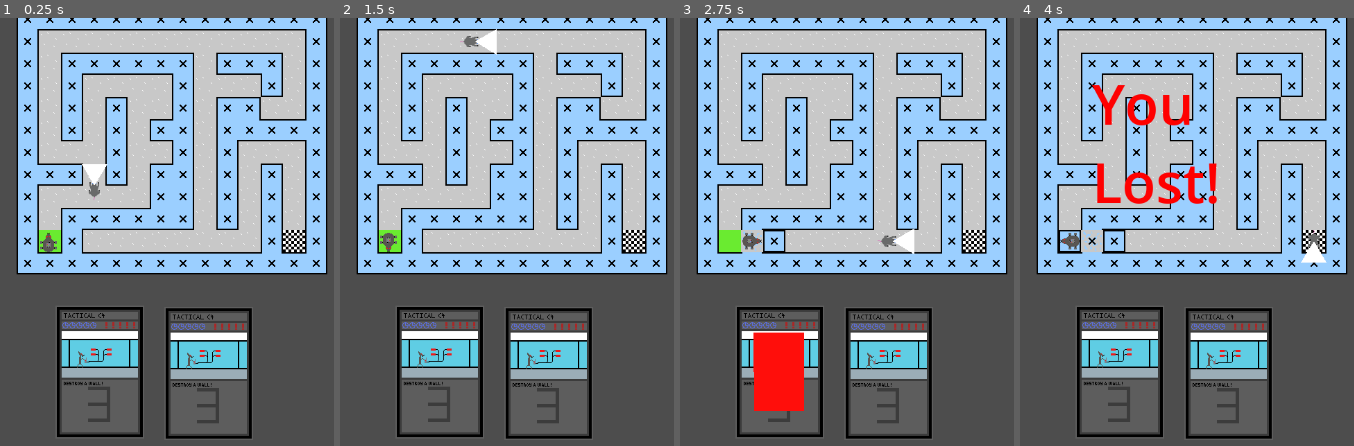
Above: before the commit, frames 1-4 (left to right).
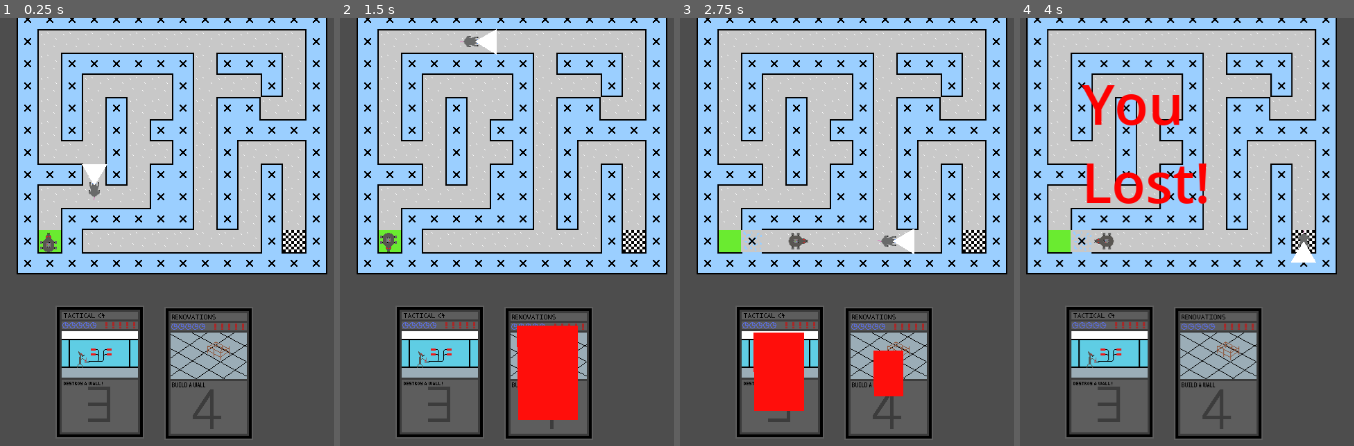
Above: after the commit, the same moments.

Repository: johannagroven/dontratmeout
Game: Godot game, scene res://main.tscn
Same seed, same stepped clock (60 frames per second), same inputs: the game is played once before the commit and once after it.
Inputs:
- Up to frame 1 (0.25 s): no input
- Up to frame 2 (1.5 s): tap Enter at 0.5 s; hold Right (ui_right) 0.53-1.28 s; tap 4 at 0.6, 1.35 s; hold Down (ui_down) from 1.28 s (still down)
- Up to frame 3 (2.75 s): release Down (ui_down) at 2.03 s; hold Right (ui_right) from 2.03 s (still down); tap 3 at 2.1 s; tap 4 at 2.3 s
- Up to frame 4 (4 s): release Right (ui_right) at 2.78 s; hold Up (ui_up) 2.78-3.53 s; tap 4 at 2.85, 3.6 s; hold Left (ui_left) from 3.53 s (still down)

The runs differ from the first frame. In frame 1, 2.5% of the frame differs, in the area x 50-74%, y 69-97%; in frame 2, 4.6%; in frame 3, 3.6%; in frame 4, 32%, in the area x 1-98%, y 0-99%.

Commit message:
add build wall ability

Diff:
--- a/character.gd
+++ b/character.gd
@@ -50,6 +50,7 @@
 ## the framerate exceeds the physics tick rate.
 @onready var visuals: Node2D = $visuals
 var wallAbility
+var buildAbility
 
 func _init() -> void:
 	# Reset to correct motion mode. (in case script is applied without setting motion mode)
@@ -60,6 +61,11 @@
 	# Initialize interpolate-from position as starting position rather than zero.
 	_previous_position = global_position
 	wallAbility = get_node("../WallBreak")
+	buildAbility = get_node("../BuildWall")
+
+	wallAbility.changeCard(3)
+	buildAbility.changeCard(4)
+
 
 	# Convert desired movement speed into a discrete number of physics ticks per cell traveled.
 	# For example, if physics_ticks_per_second is 60 (default) and tiles_per_second is 6,
@@ -150,6 +156,7 @@
 	var weight: float = Engine.get_physics_interpolation_fraction()
 	visuals.global_position = lerp(_previous_position, global_position, weight)
 	wallAbility.update()
+	buildAbility.update()
 
 
 ## Convert analog input direction to grid direction.
@@ -208,12 +215,13 @@
 					tile_map.populateAstarGrid()
 					get_node("/root/main/mouse").setPath()
 		if event.keycode == KEY_4:
-			var position_relative_to_tile_map: Vector2 = tile_map.to_local(global_position)
-			var map_position: Vector2i = tile_map.local_to_map(position_relative_to_tile_map)
-
-			var map_direction: Vector2i = _input_direction_to_map_direction(_last_input_direction)
-			var next_map_position: Vector2i = map_position + map_direction
-			if _is_walkable(next_map_position):
-				tile_map.set_cell(0,next_map_position,1,Vector2i(2,2))
-				tile_map.populateAstarGrid()
-				get_node("/root/main/mouse").setPath()
+			if buildAbility.use():
+				var position_relative_to_tile_map: Vector2 = tile_map.to_local(global_position)
+				var map_position: Vector2i = tile_map.local_to_map(position_relative_to_tile_map)
+
+				var map_direction: Vector2i = _input_direction_to_map_direction(_last_input_direction)
+				var next_map_position: Vector2i = map_position + map_direction
+				if _is_walkable(next_map_position):
+					tile_map.set_cell(0,next_map_position,1,Vector2i(2,2))
+					tile_map.populateAstarGrid()
+					get_node("/root/main/mouse").setPath()
--- a/timed_ability.gd
+++ b/timed_ability.gd
@@ -4,12 +4,26 @@
 var poly
 var maxCooldown = 100.0
 var timer = 0.0
-
+var textures = {
+	3 : load("res://assets/cards/destroyWall.png"),
+	4 : load("res://assets/cards/buildWall.png")
+}
+var maxCooldowns = {
+	3 : 100.0,
+	4 : 200.0
+}
+var index = 3
 
 func _ready():
-	sprite = get_node("Sprite2D")
-	poly = get_node("Polygon2D")
 	update()
+
+func changeCard(i):
+	index = i;
+	if sprite == null:
+		sprite = get_node("Sprite2D")
+		poly = get_node("Polygon2D")
+	sprite.texture = textures[index]
+	maxCooldown = maxCooldowns[index]
 
 func use():
 	if timer == 0:
